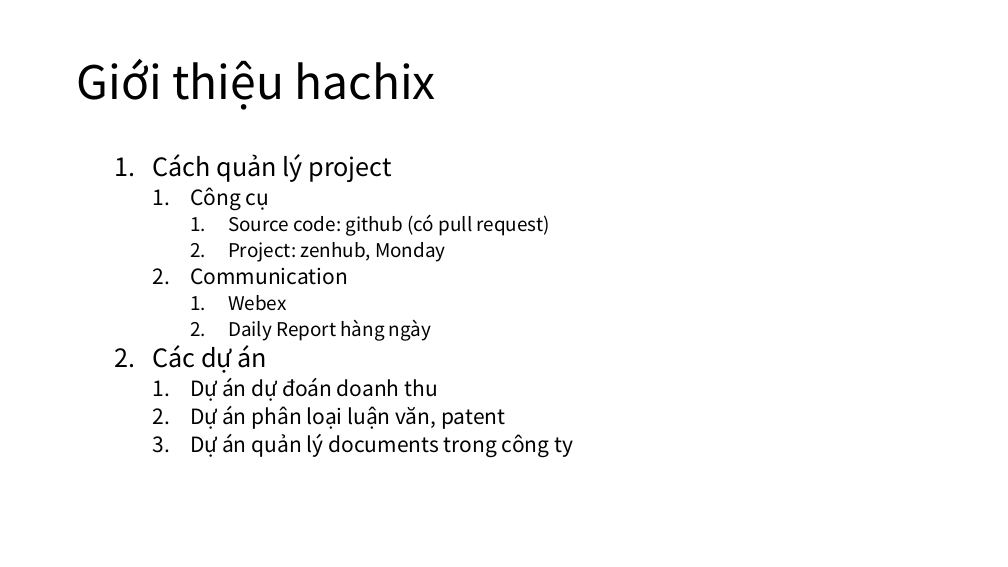
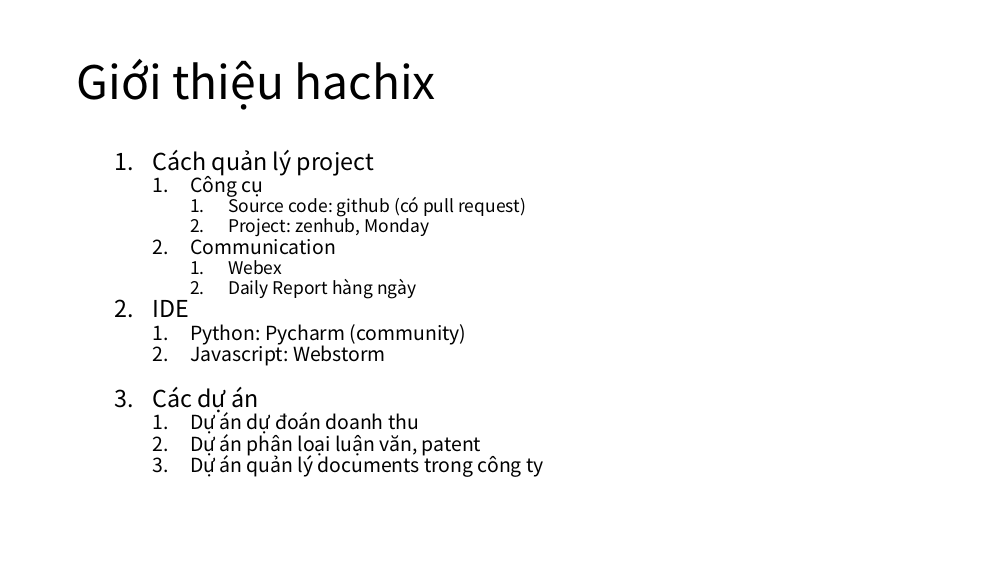
Before and after one commit to makotovnjp/Talent5PythonFlask, a slide deck: slide 7 of doc/Intership.pptx (slide 3 before the commit). Drawn at 1008x567 pixels with LibreOffice and Linux fonts; fonts in the diff are those of the drawing. Boxes give left, top, right and bottom in pixels: in the first picture for what was removed or moved away, otherwise in the second. Text is boxed around its words. In the diff, an @@ line names an element or a change of style, - is before the commit and + after.

```diff
--- a/doc/Intership.pptx
+++ b/doc/Intership.pptx
@@ text at (152,150,543,477): size 24 to 22.2 pt in "Cách quản lý project", "Các dự án"; size 20 to 18.5 pt in "Công cụ", "Communication", "Dự án dự đoán doanh thu", "Dự án phân loại luận văn, patent" and 1 more places; size 18 to 16.6 pt in "Source code: github (có pull request)", "Project: zenhub, Monday", "Webex", "Daily Report hàng ngày"; line spacing 0.9 to 0.7 @@
@@ text at (190,324,467,366): paragraphs added @@
+  2. IDE
+    1. Python: Pycharm (community)
+    2. Javascript: Webstorm
```
Also in this commit, not shown: 1 other slide changed, 8 slides added.
